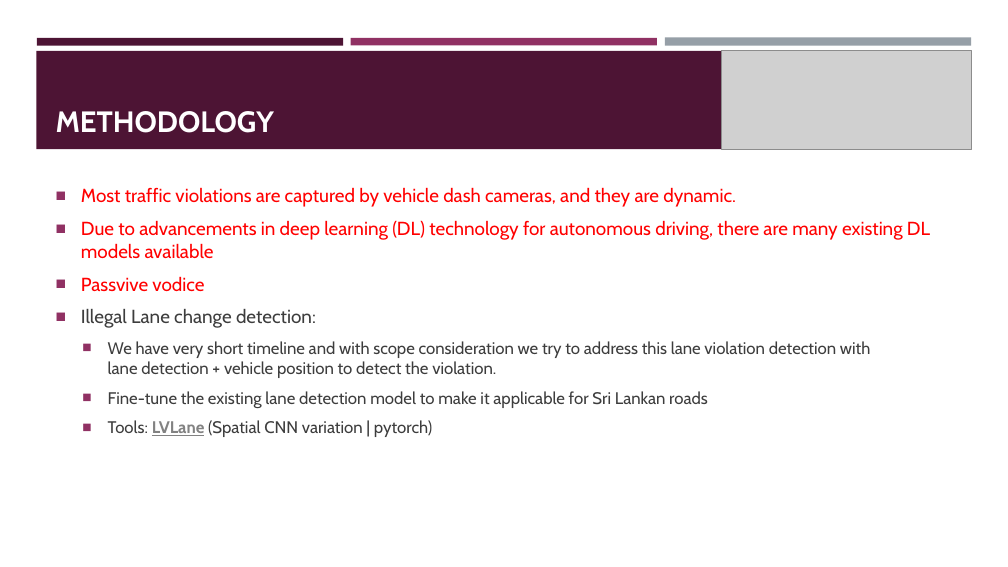
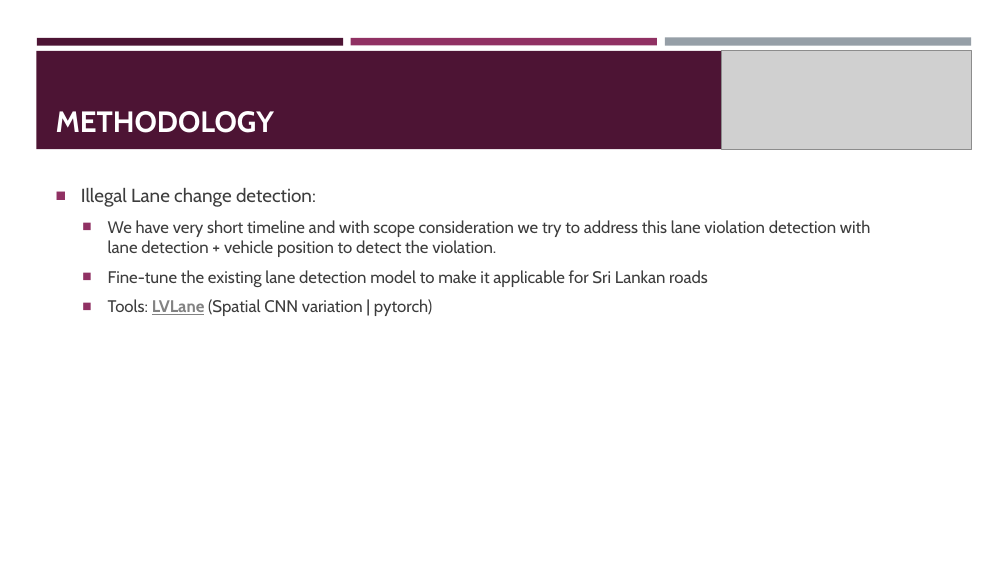
Before and after one commit to prageethmadhu/LVLane, a slide deck: slide 6 of DEMO/progress_report.pptx. Drawn at 1008x567 pixels with LibreOffice and Linux fonts; fonts in the diff are those of the drawing; grey boxes stand for pictures. Boxes give left, top, right and bottom in pixels: in the first picture for what was removed or moved away, otherwise in the second. Text is boxed around its words. In the diff, an @@ line names an element or a change of style, - is before the commit and + after.

```diff
--- a/DEMO/progress_report.pptx
+++ b/DEMO/progress_report.pptx
@@ text at box(81, 187, 930, 291): paragraphs removed @@
-■ Most traffic violations are captured by vehicle dash cameras, and they are dynamic.
-■ Due to advancements in deep learning (DL) technology for autonomous driving, there are many existing DL models available
-■ Passvive vodice
```
Also in this commit, not shown: 5 other slides changed, 1 slide removed.
